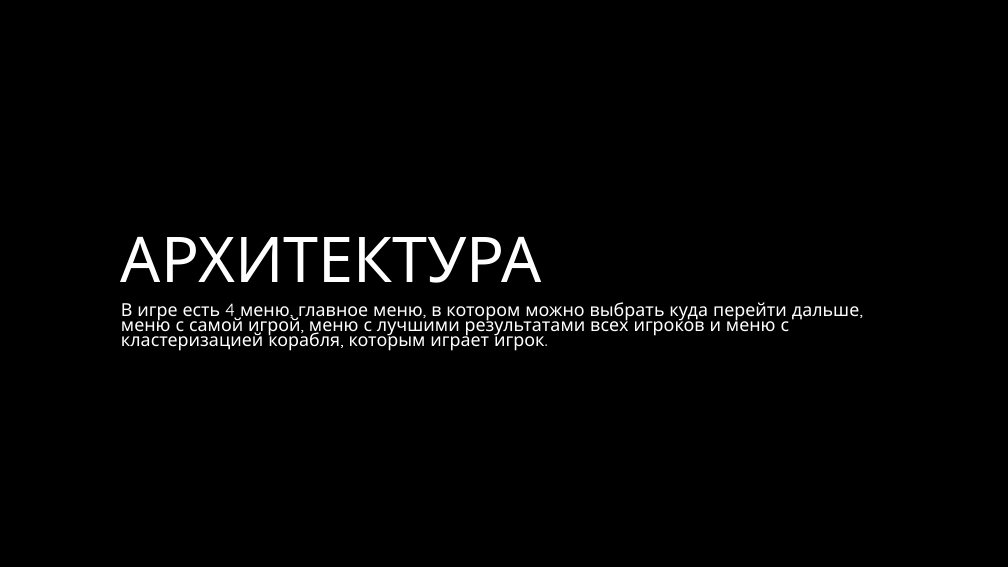
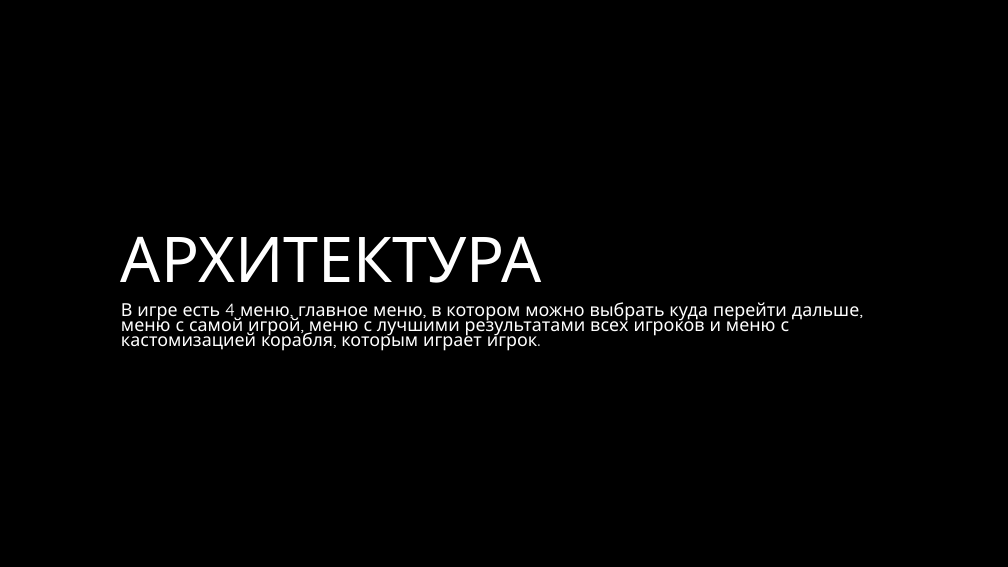
Before and after one commit to MISTER5S/PygameProject, a slide deck: slide 4 of Documentation/Игра Dodger Презентация.pptx. Drawn at 1008x567 pixels with LibreOffice and Linux fonts; fonts in the diff are those of the drawing; background and template pictures are left out. Boxes give left, top, right and bottom in pixels: in the first picture for what was removed or moved away, otherwise in the second. Text is boxed around its words. In the diff, an @@ line names an element or a change of style, - is before the commit and + after.

```diff
--- a/Documentation/Игра Dodger Презентация.pptx
+++ b/Documentation/Игра Dodger Презентация.pptx
@@ subtitle at [121, 302, 860, 351]: text changed @@
-В игре есть 4 меню, главное меню, в котором можно выбрать куда перейти дальше, меню с самой игрой, меню с лучшими результатами всех игроков и меню с кластеризацией корабля, которым играет игрок.
+В игре есть 4 меню, главное меню, в котором можно выбрать куда перейти дальше, меню с самой игрой, меню с лучшими результатами всех игроков и меню с кастомизацией корабля, которым играет игрок.
```
Also in this commit, not shown: 1 other slide changed.
